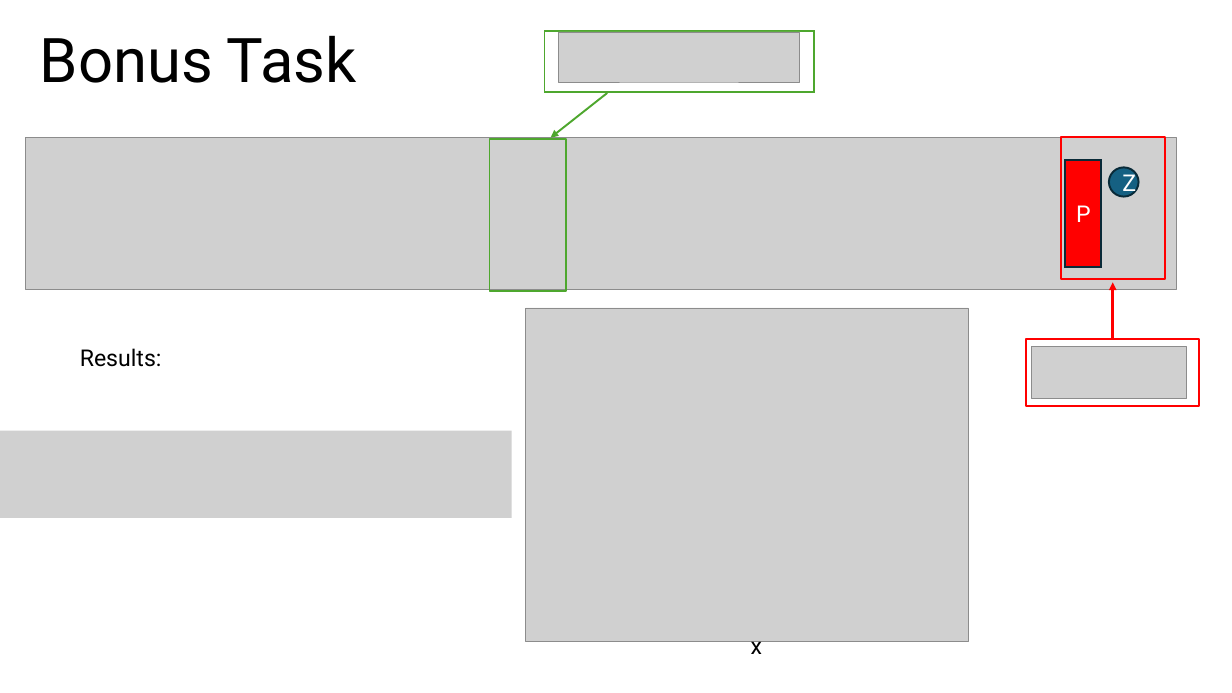
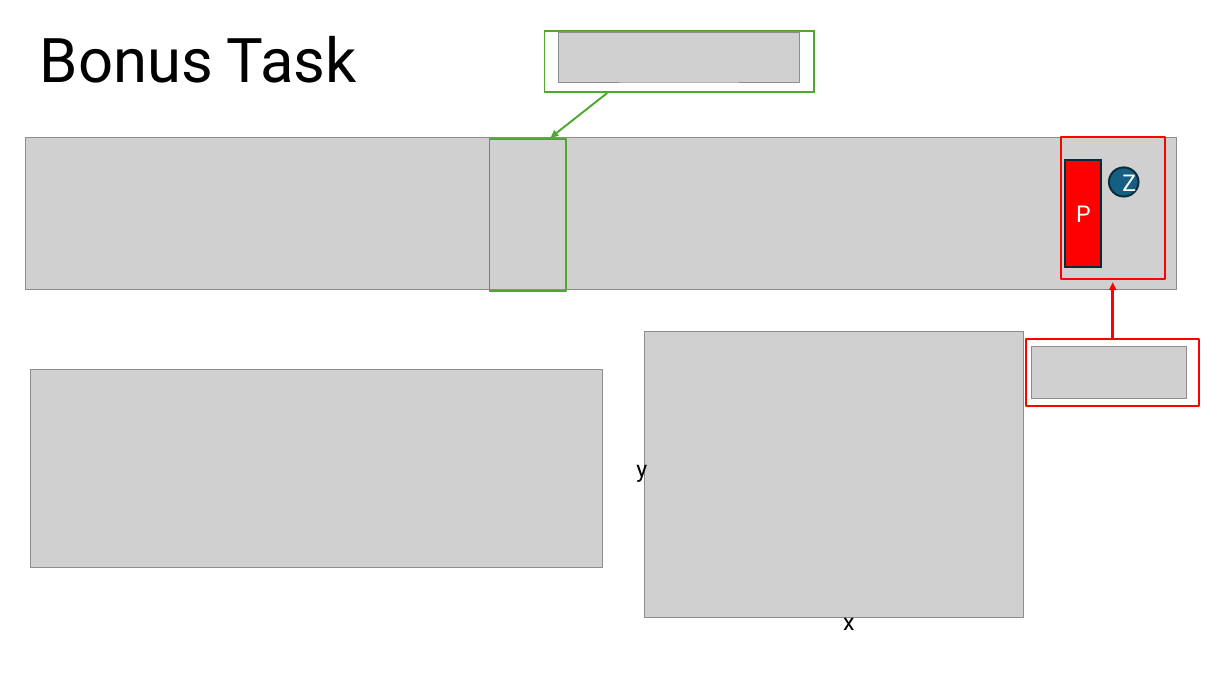
Before and after one commit to GabrieleRolleri/qhack24, a slide deck: slide 5 of QUANTUM HACKATHON.pptx. Drawn at 1232x693 pixels with LibreOffice and Linux fonts; fonts in the diff are those of the drawing; grey boxes stand for pictures. Boxes give left, top, right and bottom in pixels: in the first picture for what was removed or moved away, otherwise in the second. Text is boxed around its words. In the diff, an @@ line names an element or a change of style, - is before the commit and + after.

```diff
--- a/QUANTUM HACKATHON.pptx
+++ b/QUANTUM HACKATHON.pptx
@@ text removed at [80,348,162,367] @@
-Results:
@@ picture: place and size @@
-picture at [526,308,969,641]
+picture at [644,331,1024,617]
@@ picture added at [30,370,603,568] @@
@@ picture removed at [0,431,512,518] @@
@@ text added at [636,457,647,483], 18 pt, text #000000 @@
+y
@@ text "x": place and size @@
-text "x" at [751,641,762,660]
+text "x" at [843,617,854,635]
```
Also in this commit, not shown: 1 other file.
